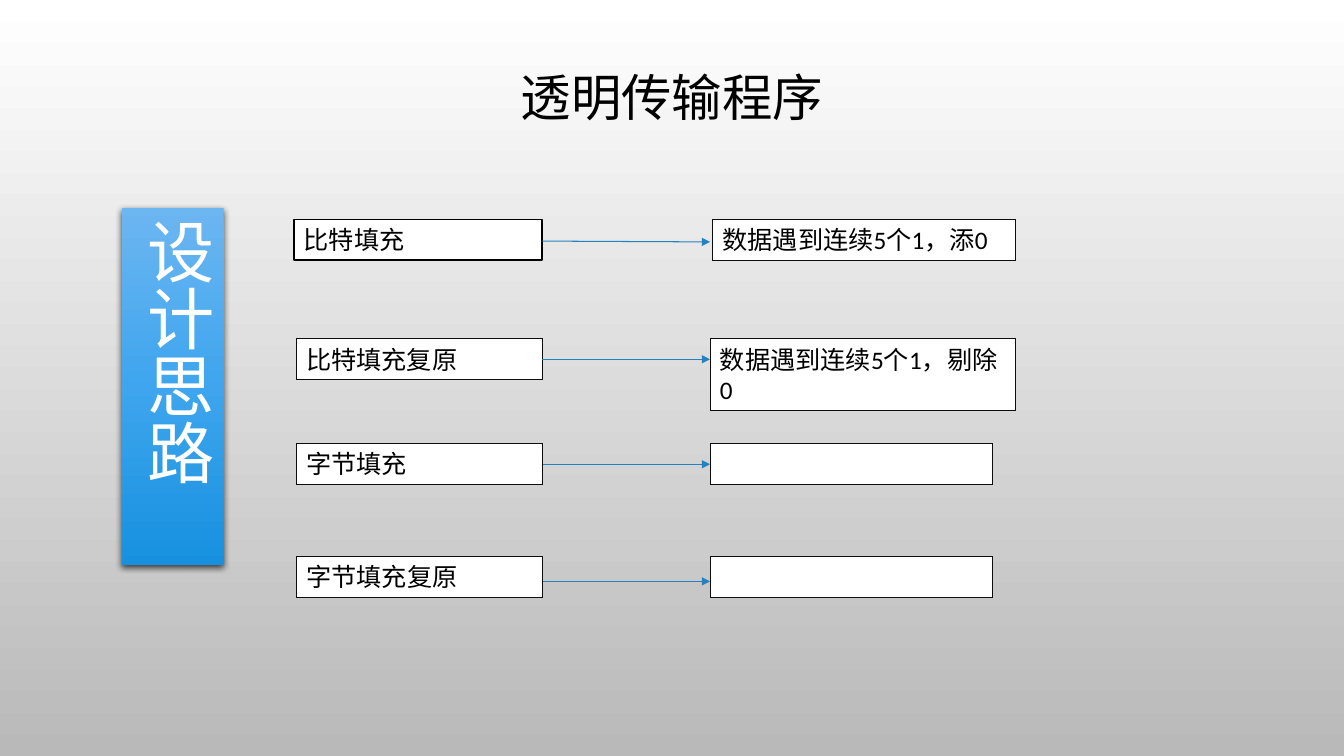
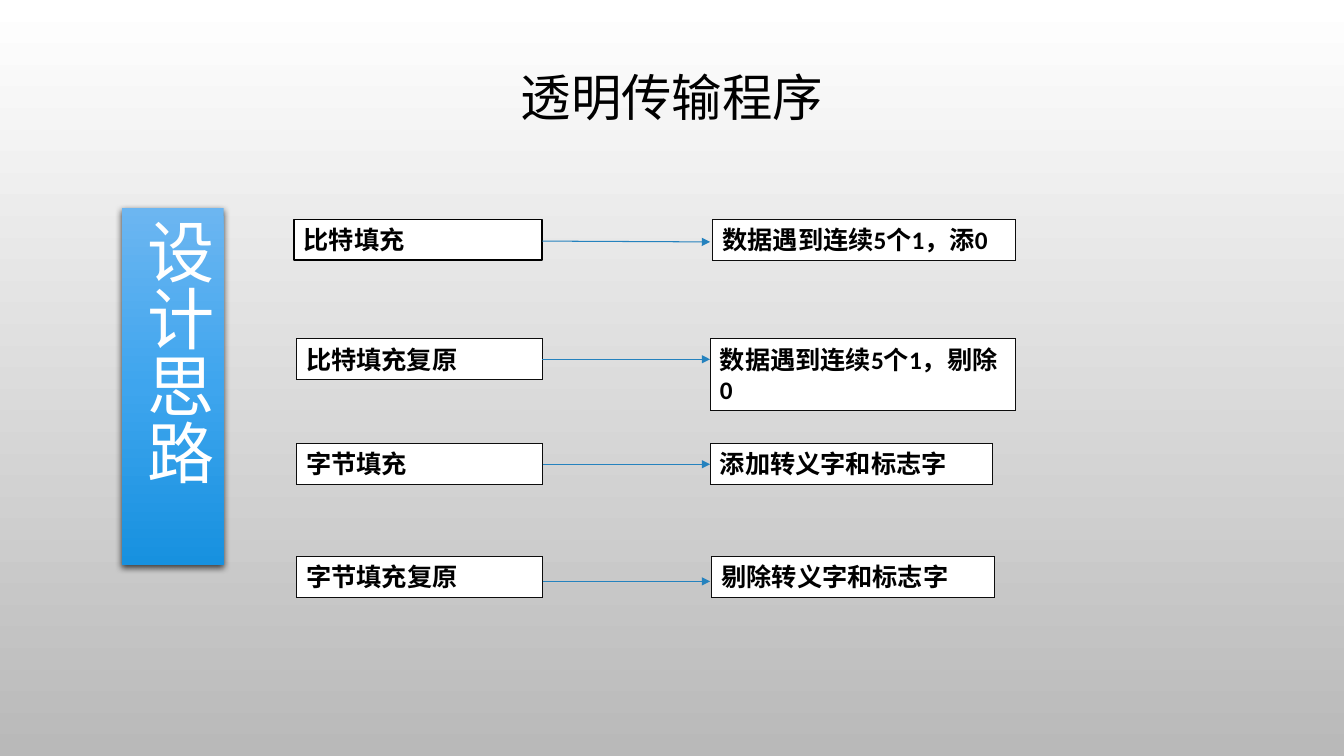
Before and after one commit to Tim-xiaofan/computer_network, a slide deck: slide 8 of python/ppt/ppt-chapter3.pptx. Drawn at 1344x756 pixels with LibreOffice and Linux fonts; fonts in the diff are those of the drawing; background and template pictures are left out. Boxes give left, top, right and bottom in pixels: in the first picture for what was removed or moved away, otherwise in the second. Text is boxed around its words. In the diff, an @@ line names an element or a change of style, - is before the commit and + after.

```diff
--- a/python/ppt/ppt-chapter3.pptx
+++ b/python/ppt/ppt-chapter3.pptx
@@ text in rectangle at bbox=[720, 451, 947, 476]: text added @@
+添加转义字和标志字
@@ bold on in 6 elements at bbox=[293, 220, 542, 260], bbox=[713, 220, 1016, 260], bbox=[710, 339, 1015, 410], bbox=[296, 339, 542, 379], bbox=[296, 444, 542, 484], bbox=[296, 557, 542, 597] @@
@@ text in rectangle at bbox=[721, 564, 948, 589]: text added @@
+剔除转义字和标志字
```
Also in this commit, not shown: 9 other slides changed, 6 slides added, 5 slides removed.
